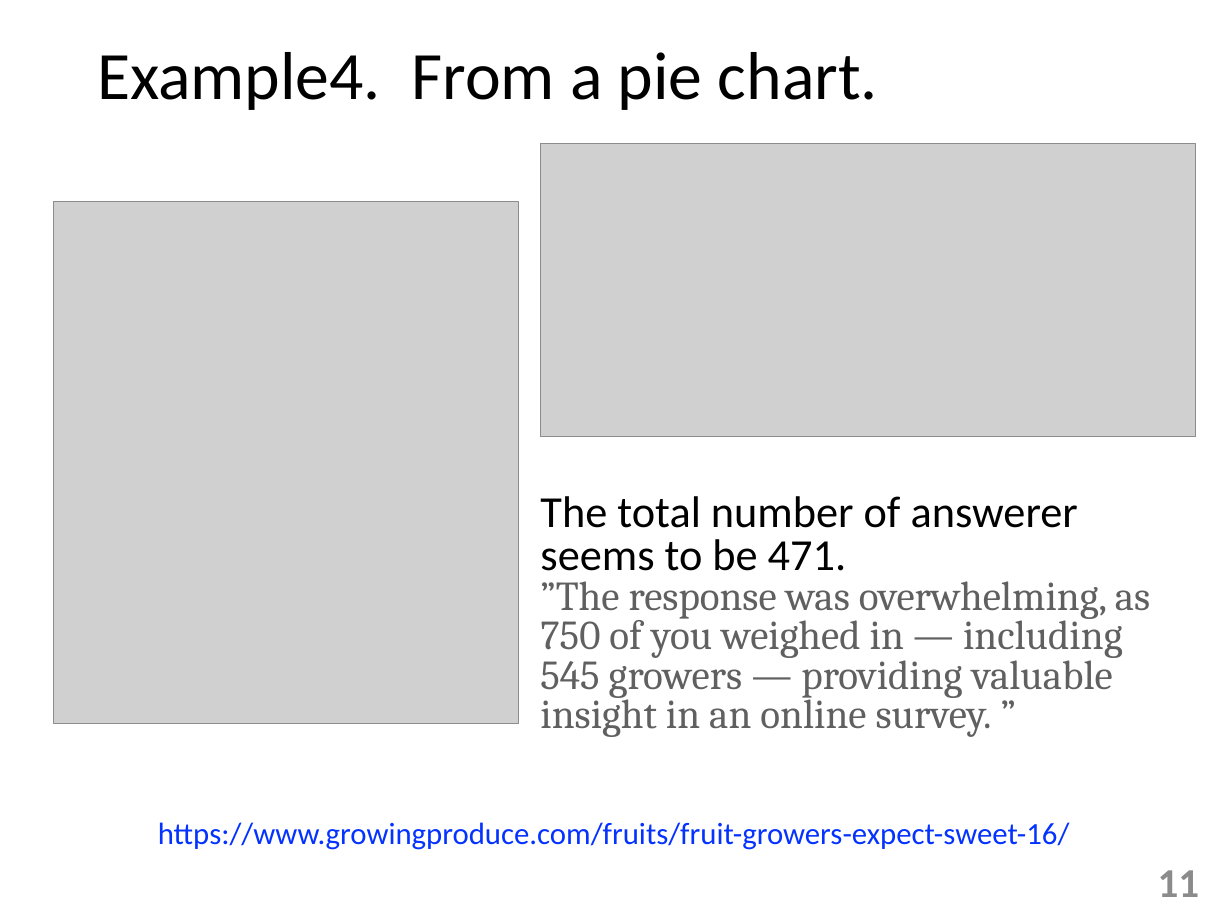
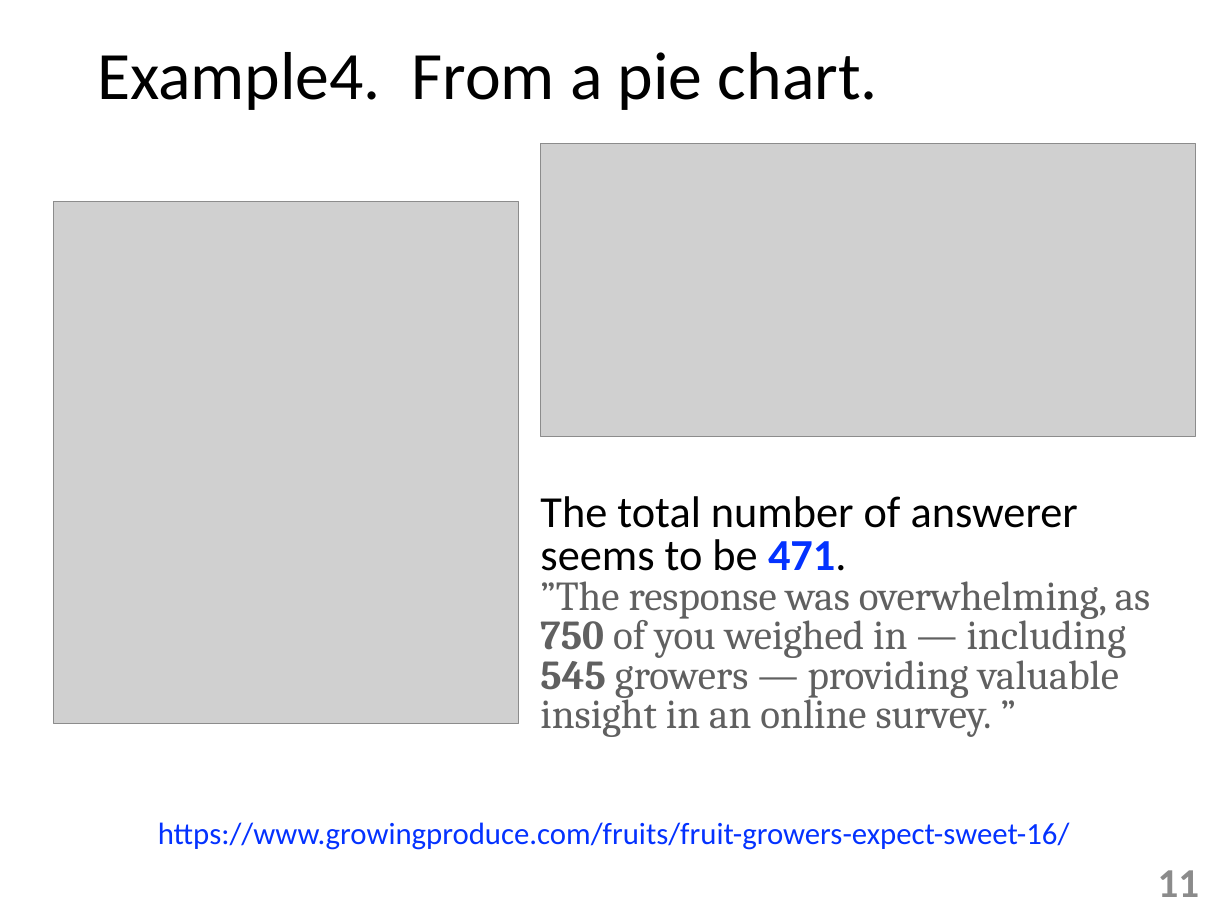
Before and after one commit to tulamili/App-denomfind, a slide deck: slide 11 of docs2/manipulation221022sat.pptx. Drawn at 1232x924 pixels with LibreOffice and Linux fonts; fonts in the diff are those of the drawing; grey boxes stand for pictures. Boxes give left, top, right and bottom in pixels: in the first picture for what was removed or moved away, otherwise in the second. Text is boxed around its words. In the diff, an @@ line names an element or a change of style, - is before the commit and + after.

```diff
--- a/docs2/manipulation221022sat.pptx
+++ b/docs2/manipulation221022sat.pptx
@@ text "The total number of answerer ..." at (540,496,1150,737): text colour #000000 to #0432FF in "471."; bold on in "471. 750 545" @@
```
Also in this commit, not shown: 1 other slide changed.
